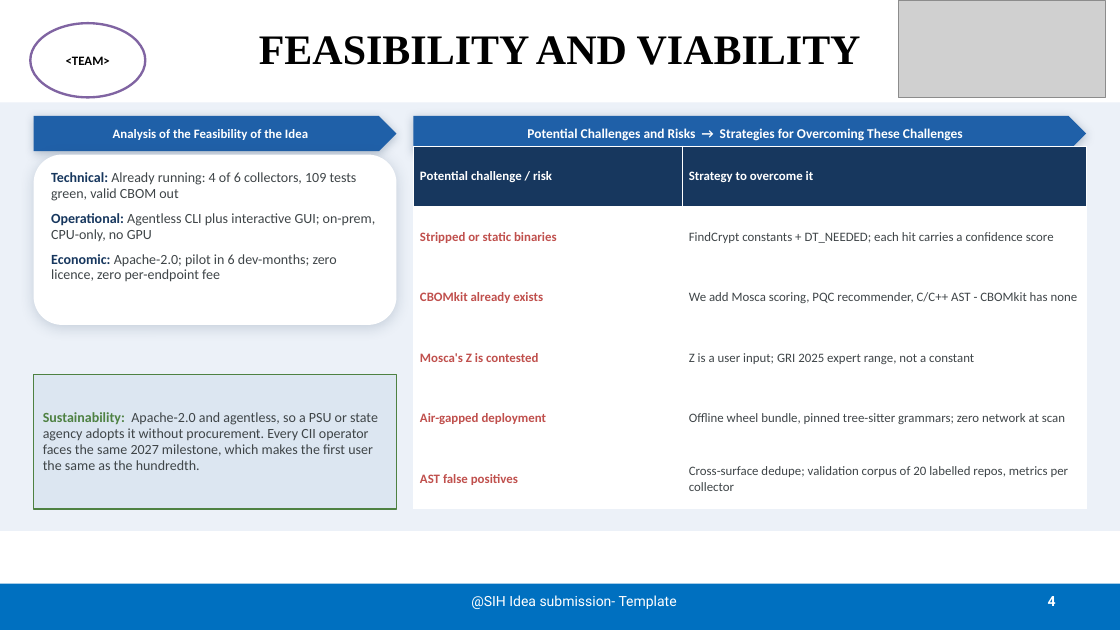
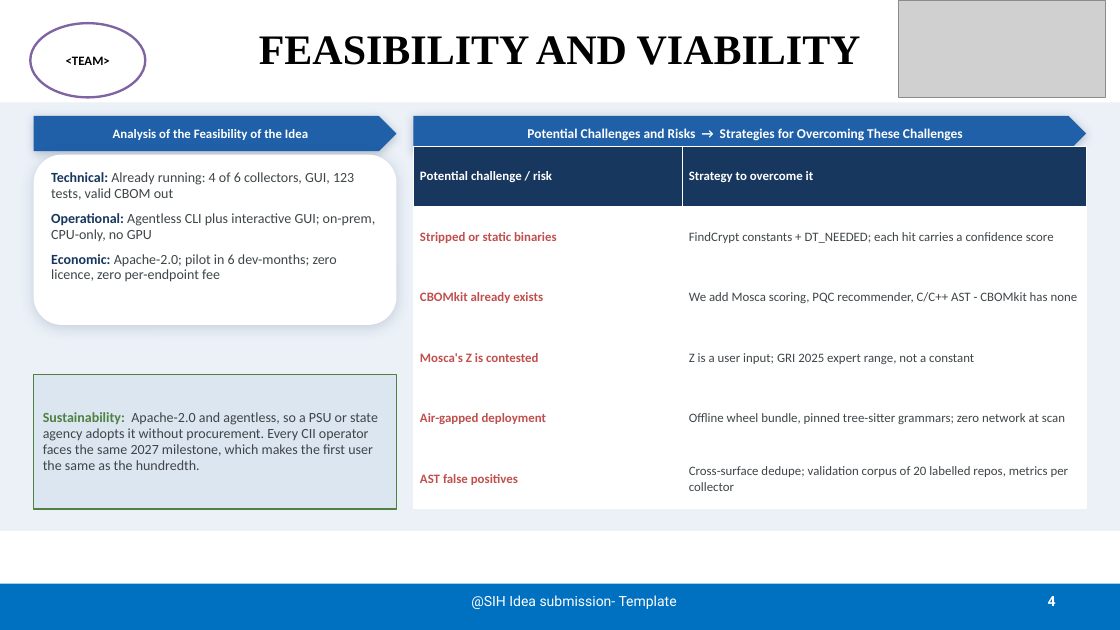
Before and after one commit to RohanExploit/q-darpan, a slide deck: slide 4 of deck/SIH2026_SIH26164_Q-DARPAN.pptx. Drawn at 1120x630 pixels with LibreOffice and Linux fonts; fonts in the diff are those of the drawing; grey boxes stand for pictures. Boxes give left, top, right and bottom in pixels: in the first picture for what was removed or moved away, otherwise in the second. Text is boxed around its words. In the diff, an @@ line names an element or a change of style, - is before the commit and + after.

```diff
--- a/deck/SIH2026_SIH26164_Q-DARPAN.pptx
+++ b/deck/SIH2026_SIH26164_Q-DARPAN.pptx
@@ text in rounded rectangle at (x1=51, y1=172, x2=354, y2=200): text changed @@
-Technical: Already running: 4 of 6 collectors, 109 tests green, valid CBOM out
+Technical: Already running: 4 of 6 collectors, GUI, 123 tests, valid CBOM out
```
Also in this commit, not shown: 2 other slides changed, 7 other files.
